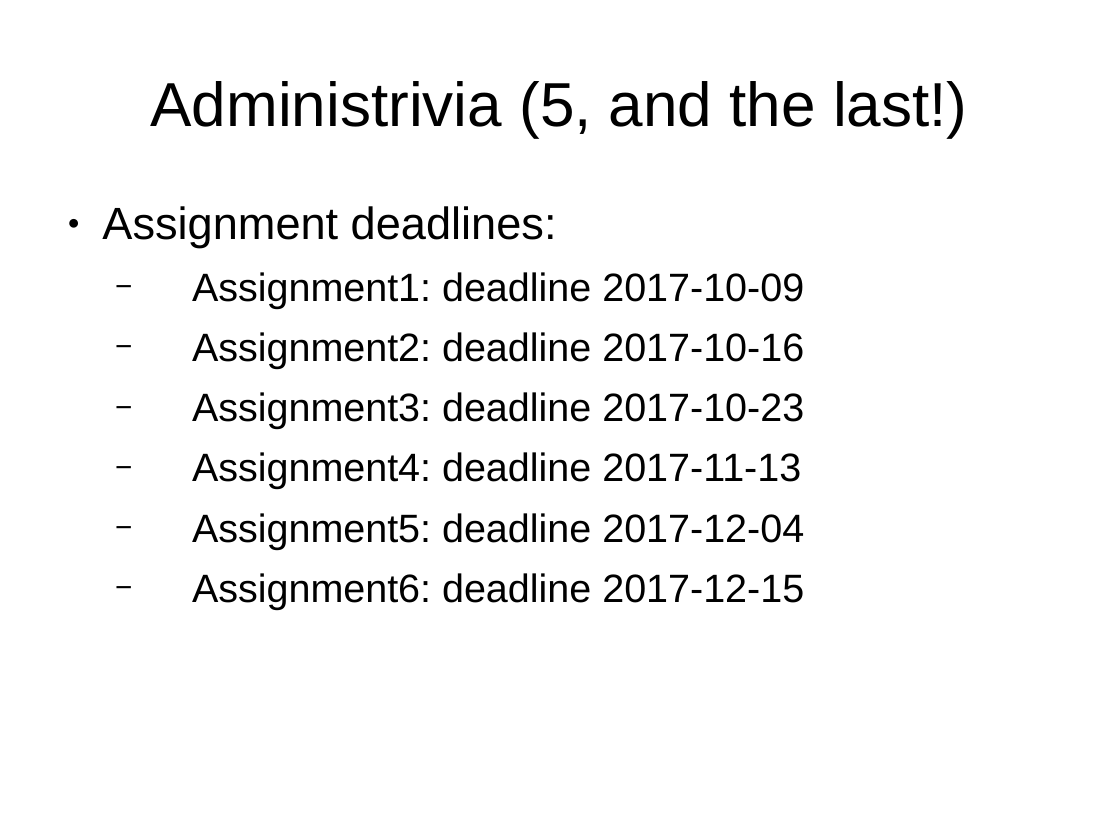
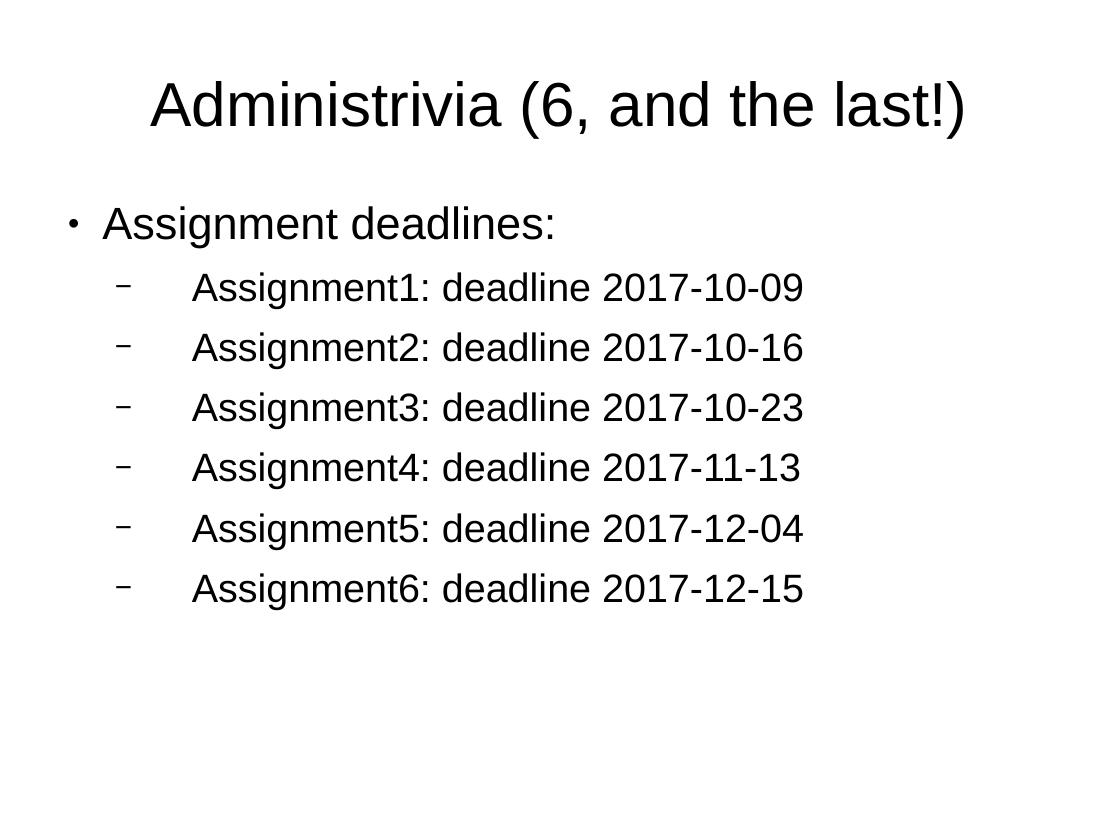
Before and after one commit to sftcd/cs2014, a slide deck: slide 9 of lectures/intro.ppt (slide 7 before the commit). Drawn at 1120x840 pixels with LibreOffice and Linux fonts; fonts in the diff are those of the drawing. Boxes give left, top, right and bottom in pixels: in the first picture for what was removed or moved away, otherwise in the second. Text is boxed around its words. In the diff, an @@ line names an element or a change of style, - is before the commit and + after.

```diff
--- a/lectures/intro.ppt
+++ b/lectures/intro.ppt
@@ title at [151,81,967,137]: text changed @@
-Administrivia (5, and the last!)
+Administrivia (6, and the last!)
```
Also in this commit, not shown: 2 other slides changed, 2 slides added, 9 other files.
